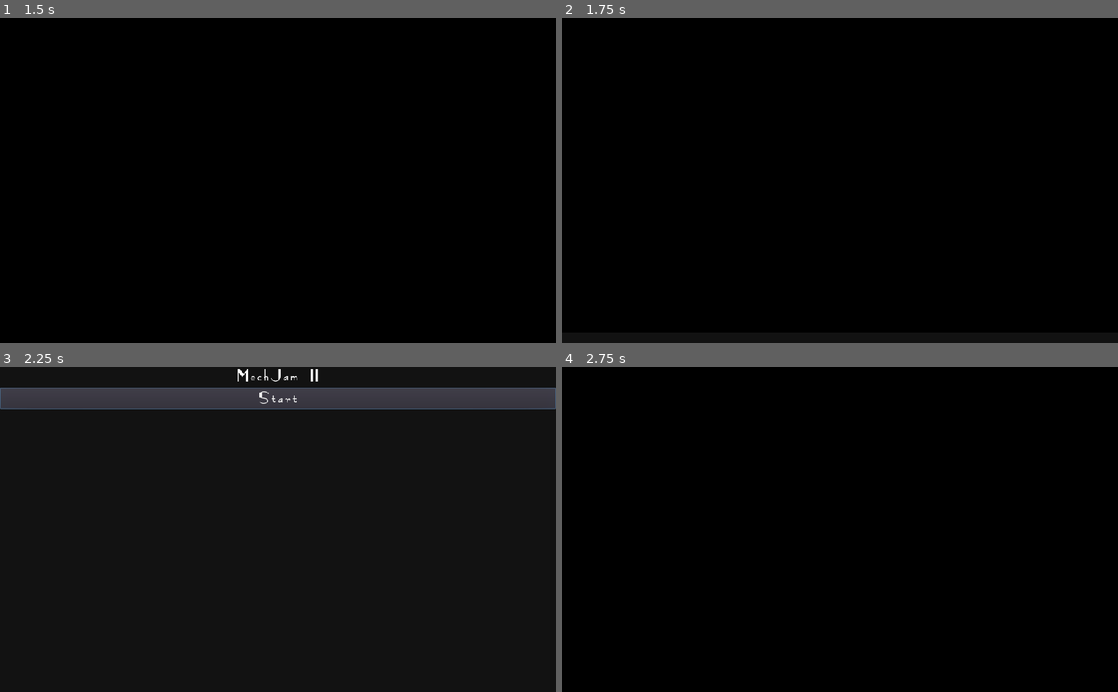
Above: before the commit, frames 1-4 (two rows, left to right).
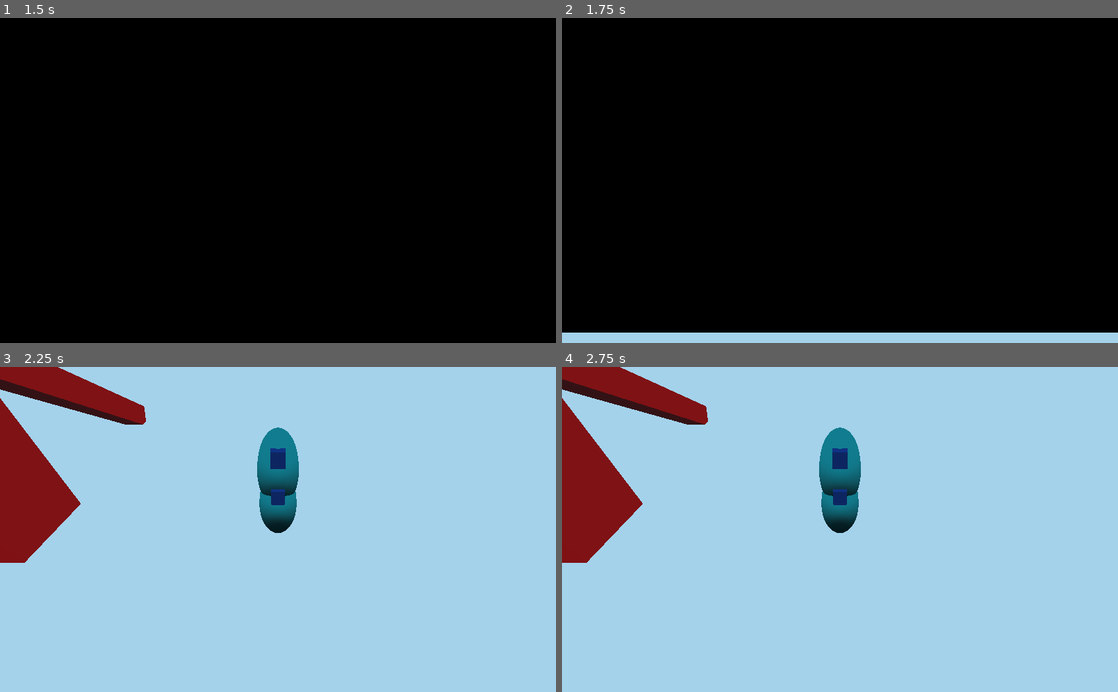
Above: after the commit, the same moments.

Repository: tobynboudreaux/MechJamII
Game: Godot game, scene res://Util/SceneSwitcher.tscn
Same seed, same stepped clock (60 frames per second), same inputs: the game is played once before the commit and once after it.
Inputs (mouse positions are in pixels of both pictures, inside the frame that each line leads up to):
- Up to frame 1 (1.5 s): click "Start" at 0.5 s; click "Start" at 1.25 s
- Up to frame 2 (1.75 s): no input
- Up to frame 3 (2.25 s): move the mouse to (400, 513) at 2.02 s; hold D (right) from 2.03 s (still down)
- Up to frame 4 (2.75 s): keep holding D (right); tap Space (jump) at 2.27 s

Frame 1 is identical in both runs. In frame 2, 3.2% of the frame differs, in the area x 0-100%, y 96-100%; in frame 3, 100%; in frame 4, 100%, in the area x 0-100%, y 0-100%.

Commit message:
getting scene transition to work one way

Diff:
--- /dev/null
+++ b/Levels/Level1.gd
@@ -0,0 +1,12 @@
+extends Spatial
+
+signal level_changed(level_name)
+
+export (String) var level_name = "level1"
+
+# Called when the node enters the scene tree for the first time.
+func _ready():
+	pass # Replace with function body.
+
+func death():
+	emit_signal("level_changed", level_name)
--- a/Levels/Level1.tscn
+++ b/Levels/Level1.tscn
@@ -1,11 +1,13 @@
-[gd_scene load_steps=3 format=2]
+[gd_scene load_steps=4 format=2]
 
 [ext_resource path="res://Player/Player.tscn" type="PackedScene" id=1]
+[ext_resource path="res://Levels/Level1.gd" type="Script" id=2]
 
 [sub_resource type="SpatialMaterial" id=1]
 albedo_color = Color( 1, 0.00784314, 0.00784314, 1 )
 
 [node name="Level1" type="Spatial"]
+script = ExtResource( 2 )
 
 [node name="Terrain" type="Node" parent="."]
 
--- a/Util/SceneSwitcher.gd
+++ b/Util/SceneSwitcher.gd
@@ -25,13 +25,15 @@
 		_:
 			return
 
-
 	next_level = load(next_level_path).instance();
 	add_child(next_level)
 	anim_player.play("Transition_In")
+	print("current level: ",current_level)
+	print("next level: ",next_level)
 
 	next_level.connect("level_changed", self, "handle_level_changed")
-	current_level = next_level
+	#current_level = next_level
+
 
 func _on_AnimationPlayer_animation_finished(anim_name):
 	match anim_name:
